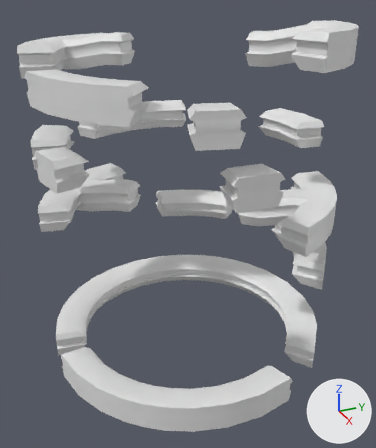
A saved change to the FBX model Assets/Models/Level 1/Platforms.FBX.
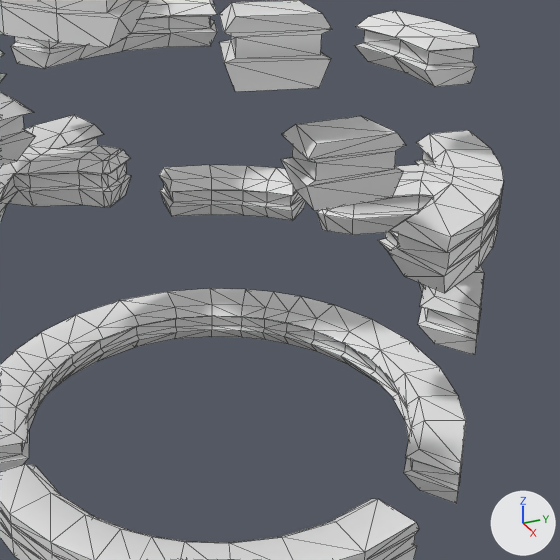
Each version appears first whole from a camera (50 mm lens) standing at (90.4, -240.8, 18.2) and looking at (39.0, -217.7, -7.5), and next in a close-up on the part from 19% to 98% of the width and 23% to 89% of the height. The axes (+X, +Y, +Z) are drawn at lower right. The lights are the same throughout. The close-ups show mesh edges as thin lines.

The older version as bpy lines, for what is in view:
```python
me_mesh = bpy.data.meshes.new('Mesh')
me_mesh.from_pydata(...)  # 1304 vertices, 2548 faces; spans x -17.2..16.7, y -16.9..16.8, z -19.3..19.7
ob_object092 = bpy.data.objects.new('Object092', me_mesh)
ob_object092.location = (37.96, -217.33, -4.92)
```
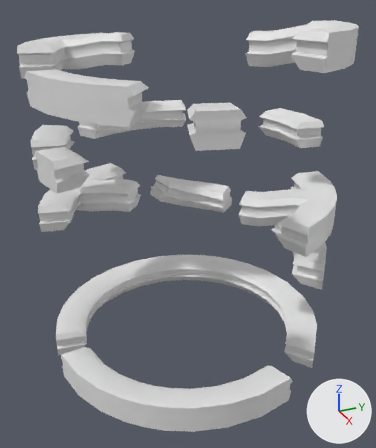
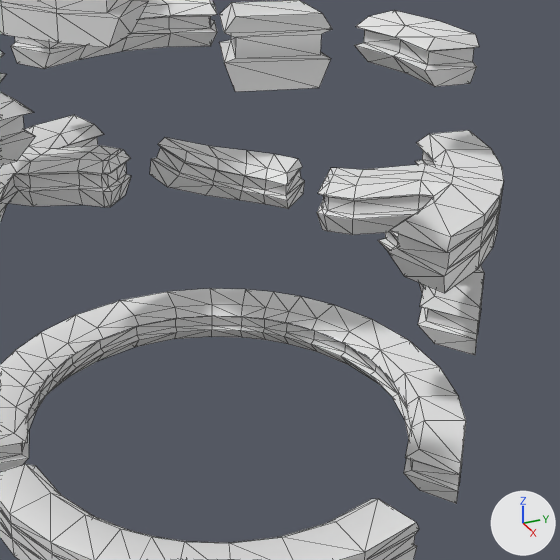
Location of each change, (x1, y1, x2, y2) in pixels of the close-ups (560 x 560 px; the box of a moved part takes in the faces that stretch with it):
part 1 of me_mesh, deleted: before (281, 116, 406, 211)
part 2 of me_mesh, moved or reshaped: before (159, 165, 306, 221); after (150, 137, 304, 209)

What the commit changed:
me_mesh is used by ob_object092; location (37.96, -217.33, -4.92).
me_mesh had 1304 vertices, 2548 faces and spanned x -17.2..16.7, y -16.9..16.8, z -19.3..19.7.
me_mesh now has 1280 vertices, 2504 faces and spans x -17.2..16.7, y -16.9..16.8, z -19.3..19.7.
me_mesh part 1: the loose piece of 24 vertices spanning x 13.0..16.7, y -3.1..1.9, z 5.3..8.5 is deleted.
Part 2, on me_mesh:
59 vertices are removed from x -16.6..-8.6, y 1.7..12.7, z -8.2..-5.0.
116 faces are deleted.
59 vertices are added at x -15.5..-8.6, y 0.9..12.2, z -7.2..-2.0.
116 new faces join them.
